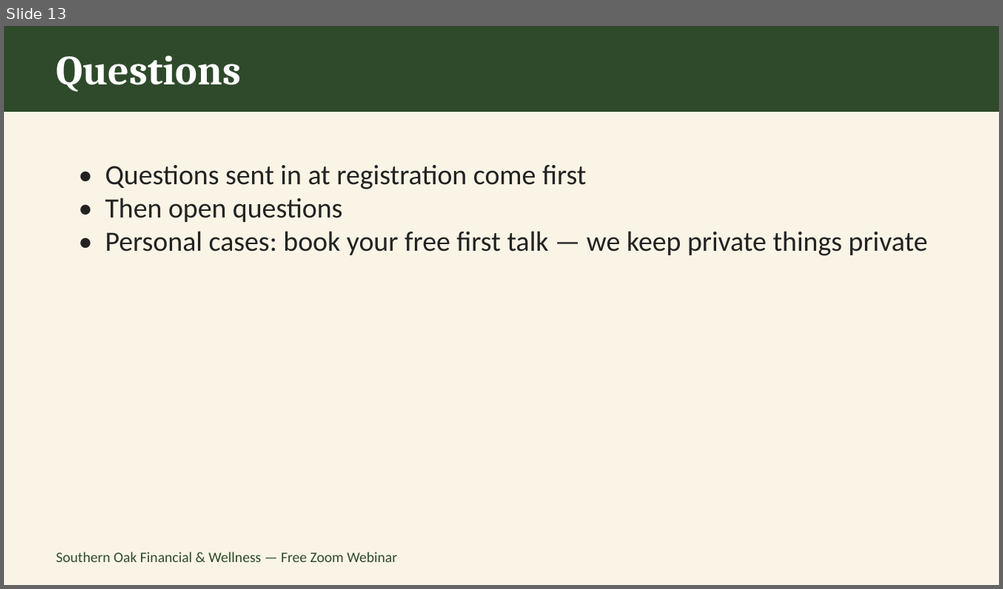
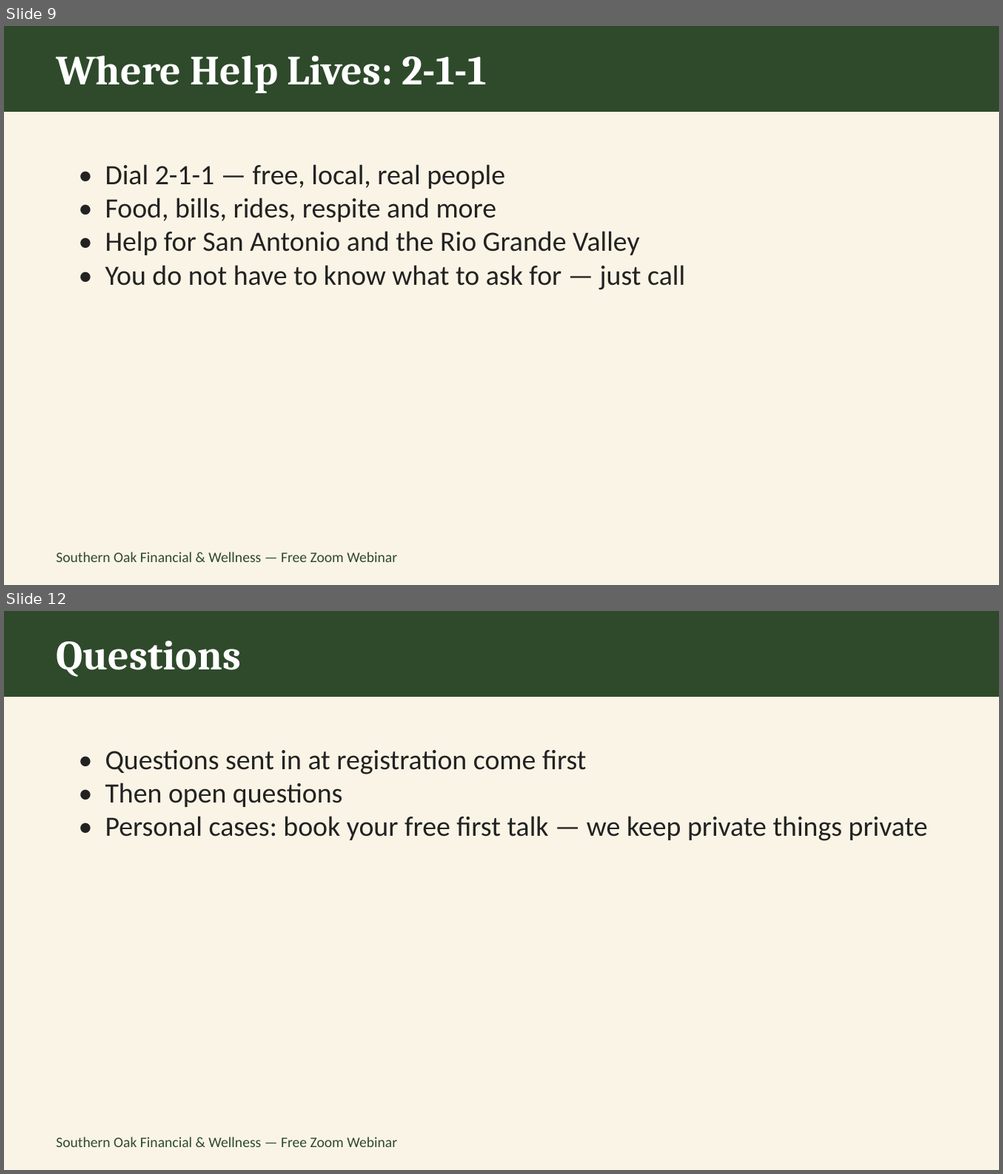
Before and after one commit to southernoakfw-ja/southernoakfw-ja.github.io, a slide deck: assets/Caregiver-Webinar-Nov13.pptx. Shown one above the other, each under a label of ours: slide 13 before the commit, slides 9 and 12 after it; the slides between them are not shown. The pictures are 1003x589 and 1003x1174 pixels, drawn with LibreOffice and Linux fonts; fonts in the diff are those of the drawing. Boxes give left, top, right and bottom in pixels: in the first picture for what was removed or moved away, otherwise in the second. Text is boxed around its words. In the diff, an @@ line names an element or a change of style, - is before the commit and + after.

```diff
--- a/assets/Caregiver-Webinar-Nov13.pptx
+++ b/assets/Caregiver-Webinar-Nov13.pptx
@@ slide 9 added at (x1=4, y1=26, x2=999, y2=585), background #FFFFFF @@
@@ rectangle added at (x1=4, y1=26, x2=999, y2=585), fill #FAF4E6 @@
@@ rectangle added at (x1=4, y1=26, x2=999, y2=112), fill #2E4A2B @@
@@ text added at (x1=56, y1=56, x2=486, y2=93), 40 pt, text #FFFFFF, bold @@
+Where Help Lives: 2-1-1
@@ text added at (x1=105, y1=164, x2=685, y2=290), 27 pt, text #222222 @@
+• Dial 2-1-1 — free, local, real people
+• Food, bills, rides, respite and more
+• Help for San Antonio and the Rio Grande Valley
+• You do not have to know what to ask for — just call
@@ text added at (x1=56, y1=552, x2=397, y2=562), 14 pt, text #2E4A2B @@
+Southern Oak Financial & Wellness — Free Zoom Webinar
@@ what was slide 13 is now slide 12 @@
```
Also in this commit, not shown: 8 slides changed, 2 other slides added, 4 slides removed, 6 other files.
